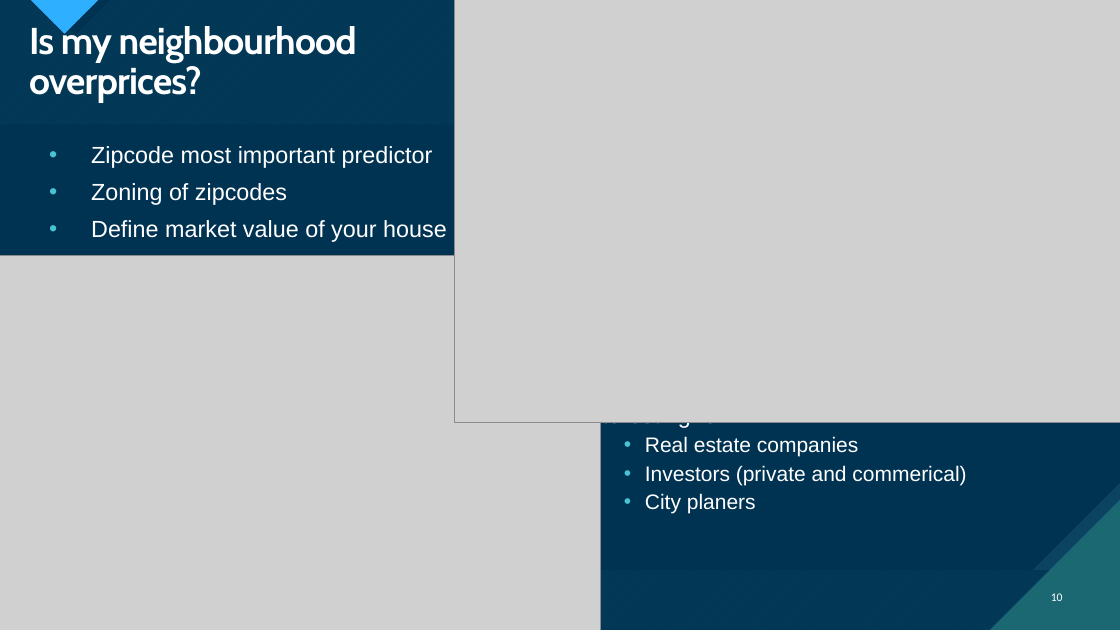
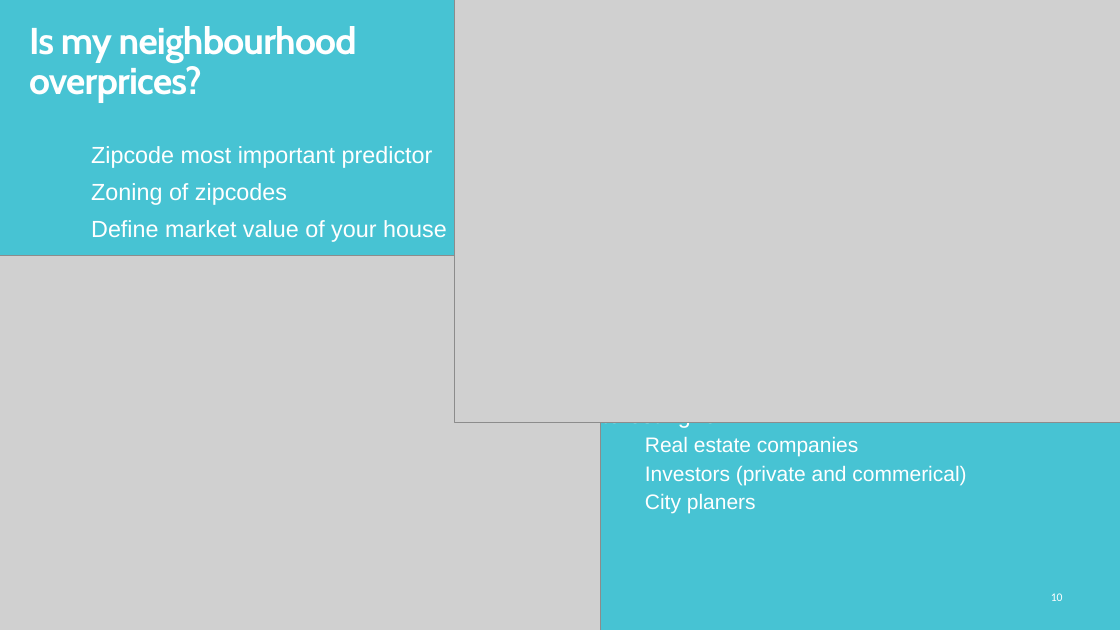
Before and after one commit to CrisQueCris/Houseprices, a slide deck: slide 10 of Final PresentationKC.pptx. Drawn at 1120x630 pixels with LibreOffice and Linux fonts; fonts in the diff are those of the drawing; grey boxes stand for pictures. Boxes give left, top, right and bottom in pixels: in the first picture for what was removed or moved away, otherwise in the second. Text is boxed around its words. In the diff, an @@ line names an element or a change of style, - is before the commit and + after.

```diff
--- a/Final PresentationKC.pptx
+++ b/Final PresentationKC.pptx
@@ rectangle removed at box(0, 0, 1120, 630) @@
@@ freeform shape removed at box(0, 0, 1120, 630) @@
@@ freeform shape removed at box(0, 0, 1120, 630) @@
@@ freeform shape removed at box(0, 0, 1120, 630) @@
@@ rectangle removed at box(0, 0, 1120, 630) @@
@@ freeform shape removed at box(0, 0, 1120, 630) @@
@@ freeform shape removed at box(0, 0, 1120, 630) @@
@@ freeform shape removed at box(0, 0, 1120, 630) @@
@@ freeform shape removed at box(31, 0, 99, 34) @@
@@ freeform shape removed at box(31, 0, 99, 34) @@
@@ freeform shape removed at box(41, 0, 111, 35) @@
@@ freeform shape removed at box(55, 0, 1120, 630) @@
@@ freeform shape removed at box(55, 0, 1120, 630) @@
@@ snip rect removed at box(0, 124, 1120, 570) @@
@@ snip rect removed at box(0, 124, 1120, 570) @@
@@ snip rect removed at box(0, 124, 1120, 570) @@
@@ freeform shape removed at box(991, 501, 1120, 630) @@
@@ freeform shape removed at box(991, 501, 1120, 630) @@
```
Also in this commit, not shown: 1 other slide changed, 1 other file.
